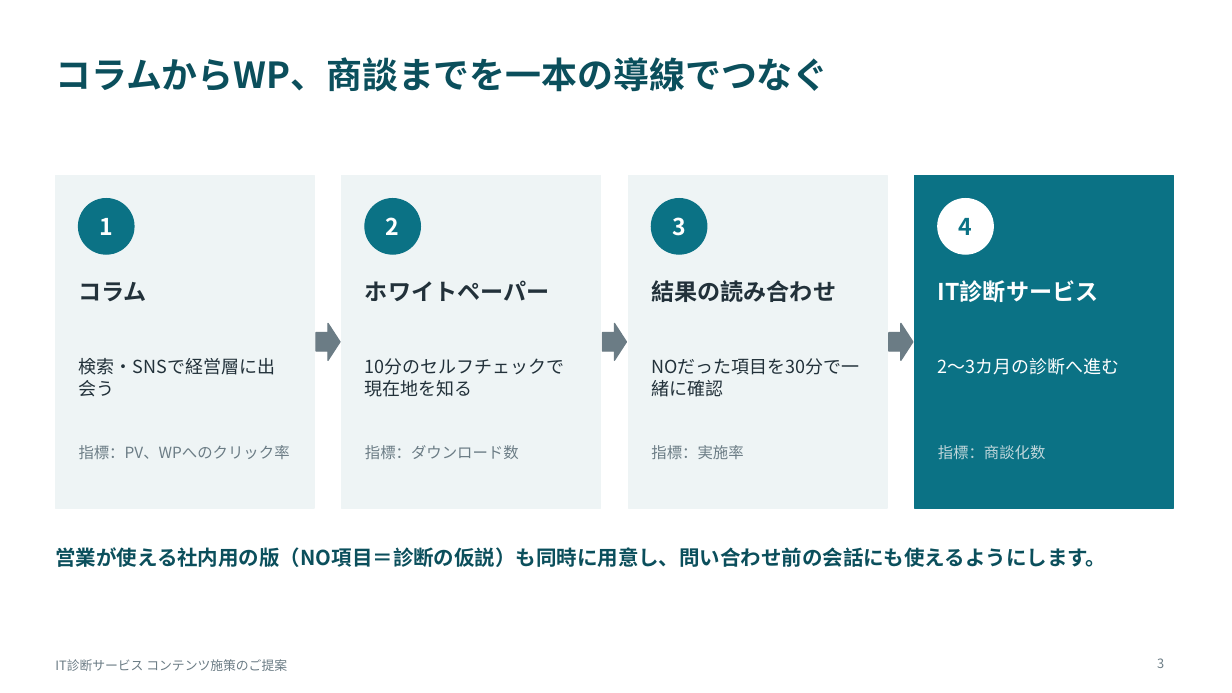
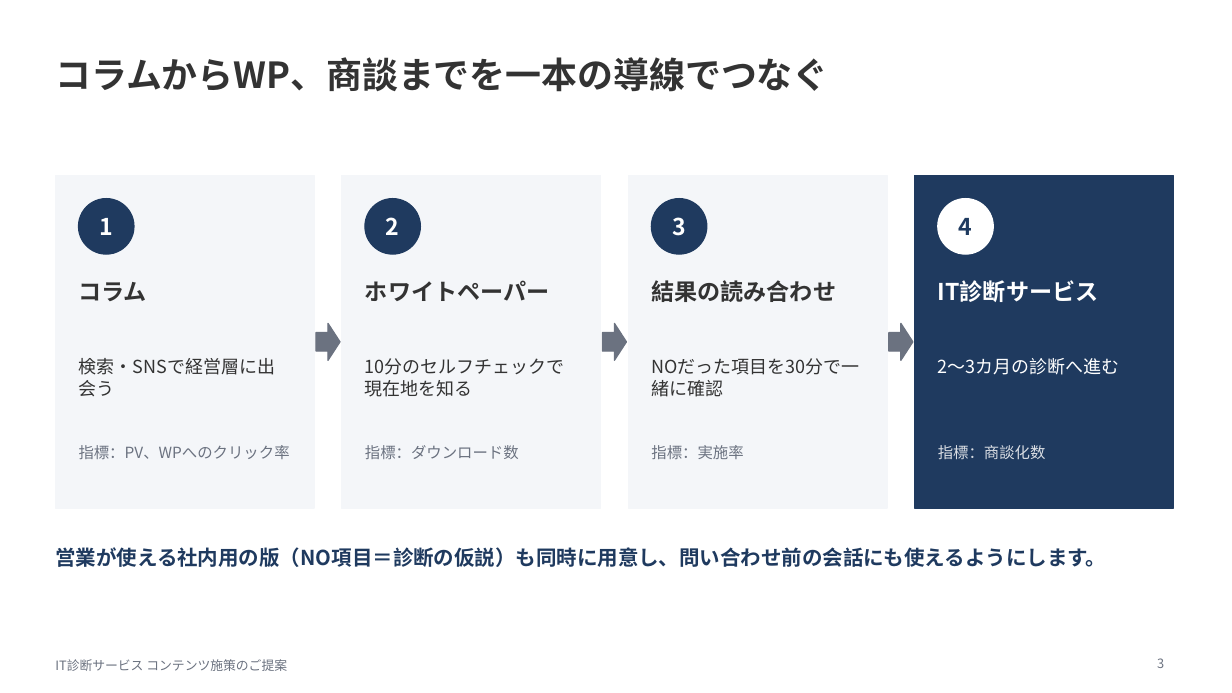
Before and after one commit to yozeki-sss/report, a slide deck: slide 3 of dbj_it_shindan_proposal.pptx. Drawn at 1232x693 pixels with LibreOffice and Linux fonts; fonts in the diff are those of the drawing. Boxes give left, top, right and bottom in pixels: in the first picture for what was removed or moved away, otherwise in the second. Text is boxed around its words. In the diff, an @@ line names an element or a change of style, - is before the commit and + after.

```diff
--- a/dbj_it_shindan_proposal.pptx
+++ b/dbj_it_shindan_proposal.pptx
@@ text "コラムからWP、商談までを一本の導線でつなぐ" at [55,57,828,92]: text colour #0B4F5C to #333333 @@
@@ fill #EEF4F5 to #F4F6F9; outline #EEF4F5 1 pt to #F4F6F9 1 pt in 3 elements at [55,176,314,508], [342,176,601,508], [628,176,887,508] @@
@@ fill #0B7285 to #1F3A5F; outline #0B7285 1 pt to #1F3A5F 1 pt in 4 elements at [79,199,134,254], [365,199,421,254], [652,199,707,254], [915,176,1174,508] @@
@@ text "4" at [938,199,994,254]: text colour #0B7285 to #1F3A5F @@
@@ right arrow at [889,323,913,360]: fill #6B7C85 to #6B7280; outline #6B7C85 1 pt to #6B7280 1 pt @@
@@ text colour #22313A to #333333 in 6 elements at [79,282,148,301], [79,358,275,375], [365,280,550,301], [365,356,578,439], [651,280,836,302], [652,356,864,439] @@
@@ text "指標：商談化数" at [938,445,1046,459]: text colour #BFD6DA to #D9DDE3 @@
@@ text "営業が使える社内用の版（NO項目＝診断の仮説）も同時に用意し、問い合わせ前の会話にも使えるようにします。" at [55,547,1106,567]: text colour #0B4F5C to #1F3A5F @@
```
Also in this commit, not shown: 10 other slides changed, 2 other files.
